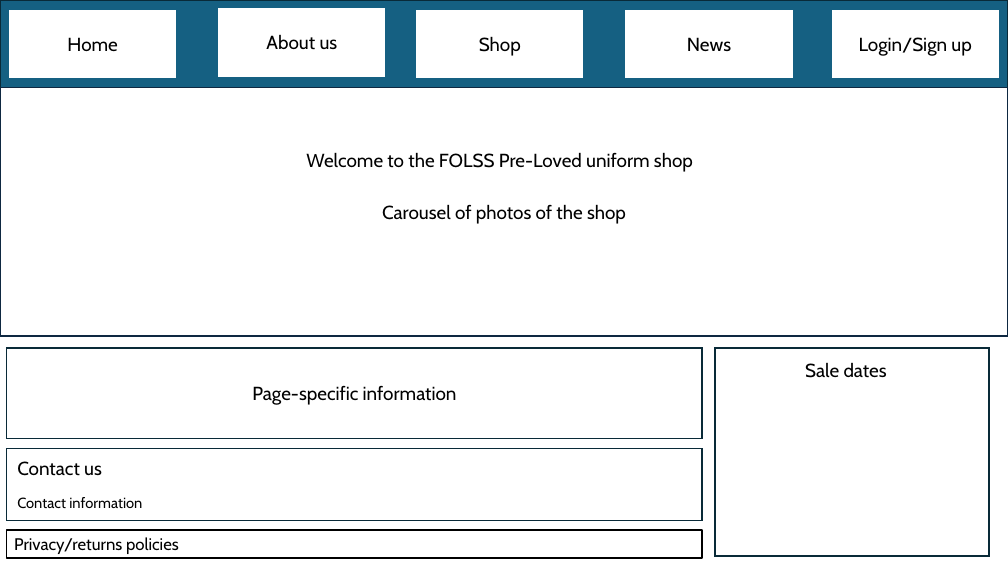
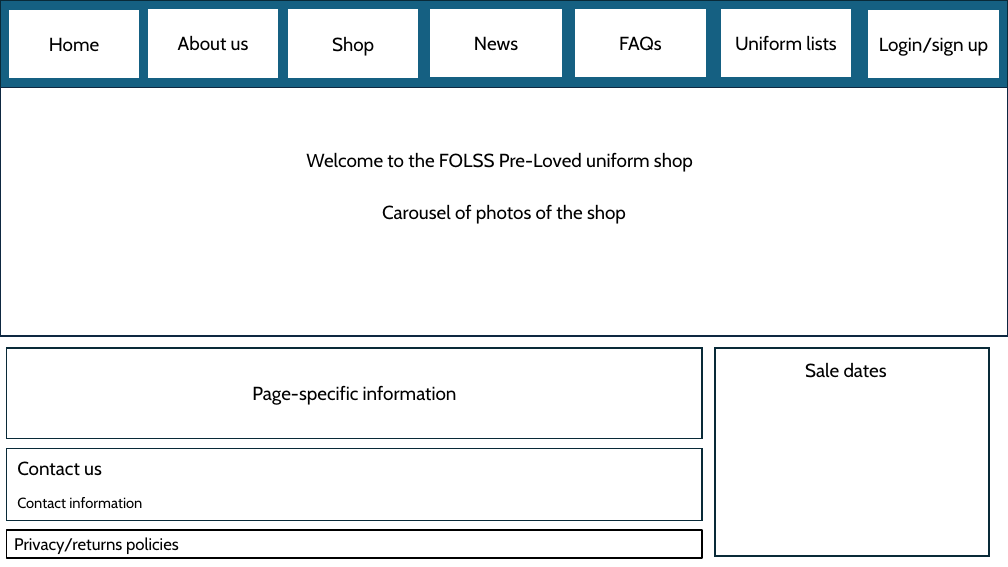
Before and after one commit to programmer647/Coursework, a slide deck: slide 2 of Writeup/Page designs.pptx. Drawn at 1008x567 pixels with LibreOffice and Linux fonts; fonts in the diff are those of the drawing. Boxes give left, top, right and bottom in pixels: in the first picture for what was removed or moved away, otherwise in the second. Text is boxed around its words. In the diff, an @@ line names an element or a change of style, - is before the commit and + after.

```diff
--- a/Writeup/Page designs.pptx
+++ b/Writeup/Page designs.pptx
@@ rectangle "Home": place and size @@
-rectangle "Home" at (10,11,175,77)
+rectangle "Home" at (10,11,138,77)
@@ rectangle "About us": place and size @@
-rectangle "About us" at (219,9,385,76)
+rectangle "About us" at (149,10,278,76)
@@ rectangle "Shop": place and size @@
-rectangle "Shop" at (417,11,583,77)
+rectangle "Shop" at (289,10,417,76)
@@ rectangle "News": place and size @@
-rectangle "News" at (626,11,792,77)
+rectangle "News" at (431,10,561,76)
@@ rectangle added at (576,10,706,76), fill #FFFFFF, outline #FFFFFF 1.5 pt, 18 pt, text #000000 @@
+FAQs
@@ rectangle added at (721,10,851,76), fill #FFFFFF, outline #FFFFFF 1.5 pt, 18 pt, text #000000 @@
+Uniform lists
@@ rectangle "Login/sign up": place and size @@
-rectangle "Login/sign up" at (833,11,998,77)
+rectangle "Login/sign up" at (870,11,999,77)
@@ text in rectangle at (879,37,988,56): text changed @@
-Login/Sign up
+Login/sign up
```
Also in this commit, not shown: 3 other slides changed, 3 slides added, 4 other files.
